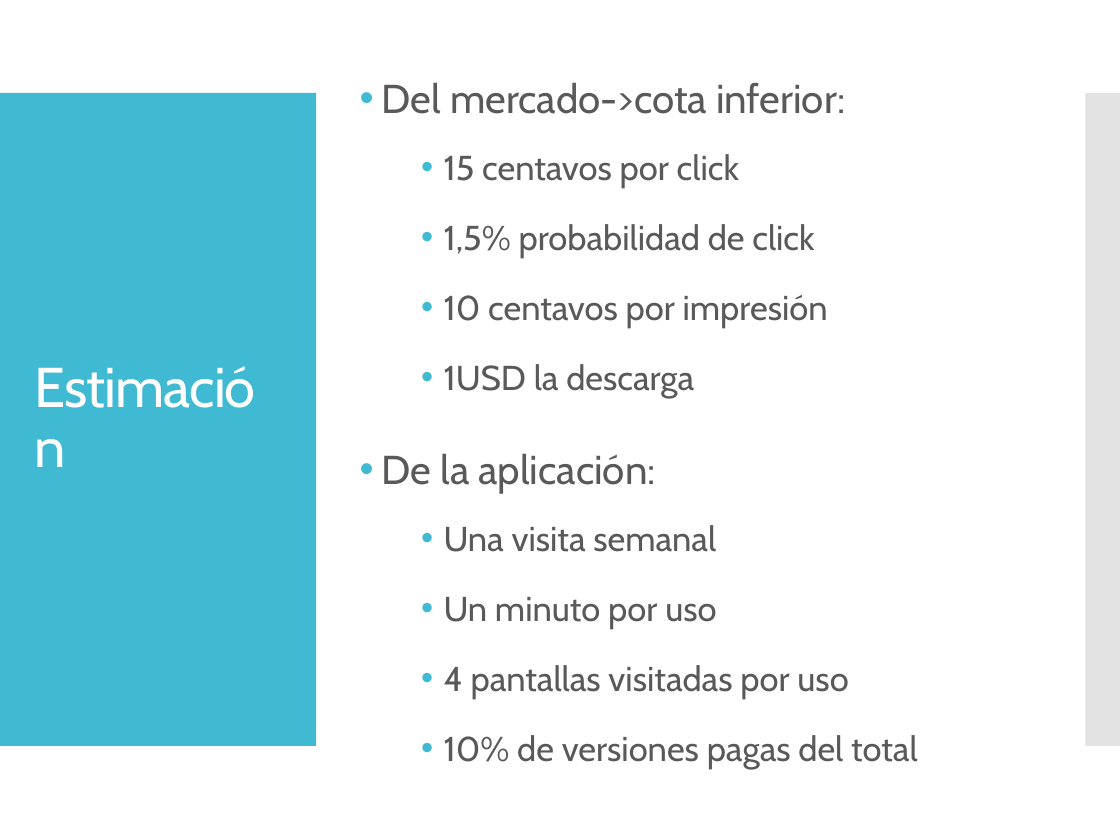
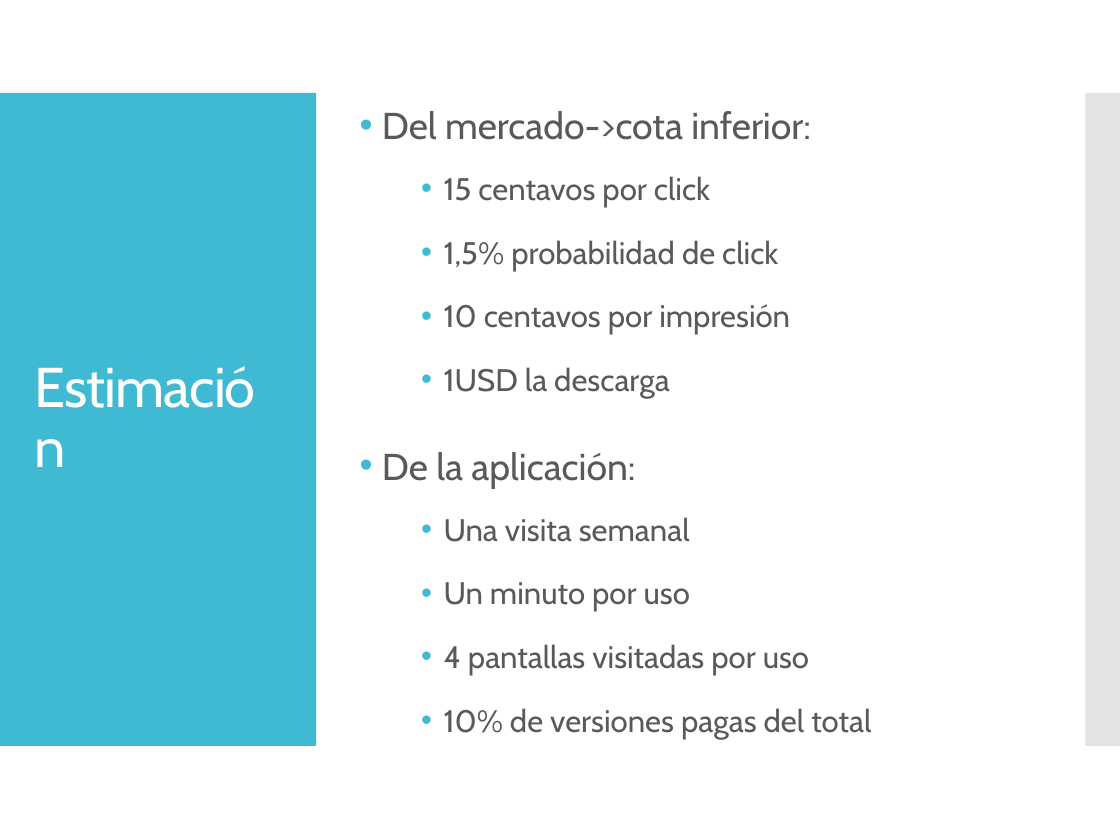
Before and after one commit to dschenkelman/taller-proyectos, a slide deck: slide 16 of Assets/Presentación negocio.pptx (slide 13 before the commit). Drawn at 1120x840 pixels with LibreOffice and Linux fonts; fonts in the diff are those of the drawing. Boxes give left, top, right and bottom in pixels: in the first picture for what was removed or moved away, otherwise in the second. Text is boxed around its words. In the diff, an @@ line names an element or a change of style, - is before the commit and + after.

```diff
--- a/Assets/Presentación negocio.pptx
+++ b/Assets/Presentación negocio.pptx
@@ text "Del mercado->cota inferior:" at (x1=382, y1=111, x2=871, y2=739): size 25.9 to 24 pt in "Del mercado->cota inferior:", "De la aplicación:"; size 22.2 to 20 pt in "15 centavos por click", "1,5% probabilidad de click", "10 centavos por impresión", "1USD la descarga" and 4 more places @@
```
Also in this commit, not shown: 10 other slides changed, 5 slides added, 2 slides removed.
